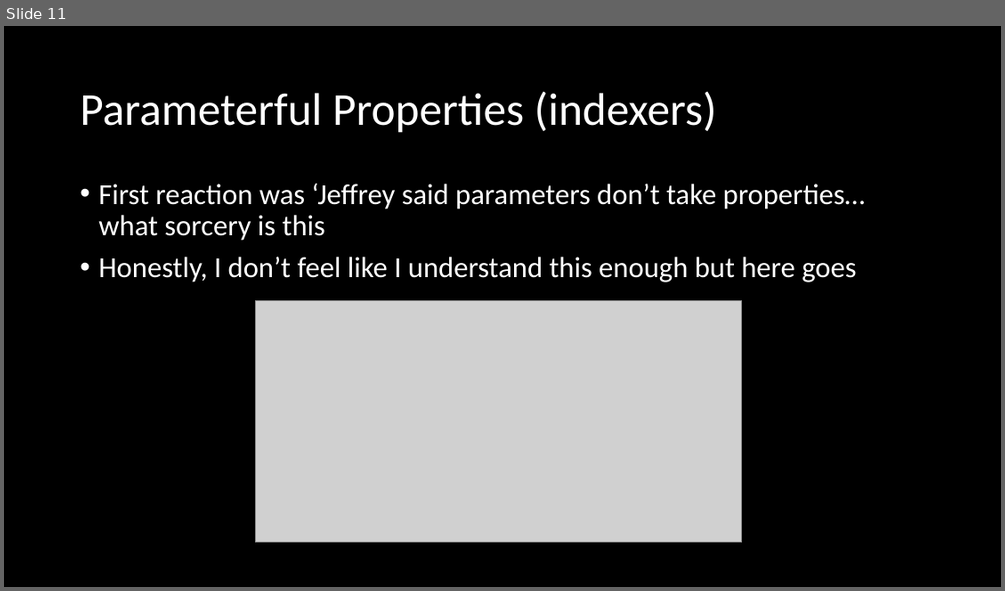
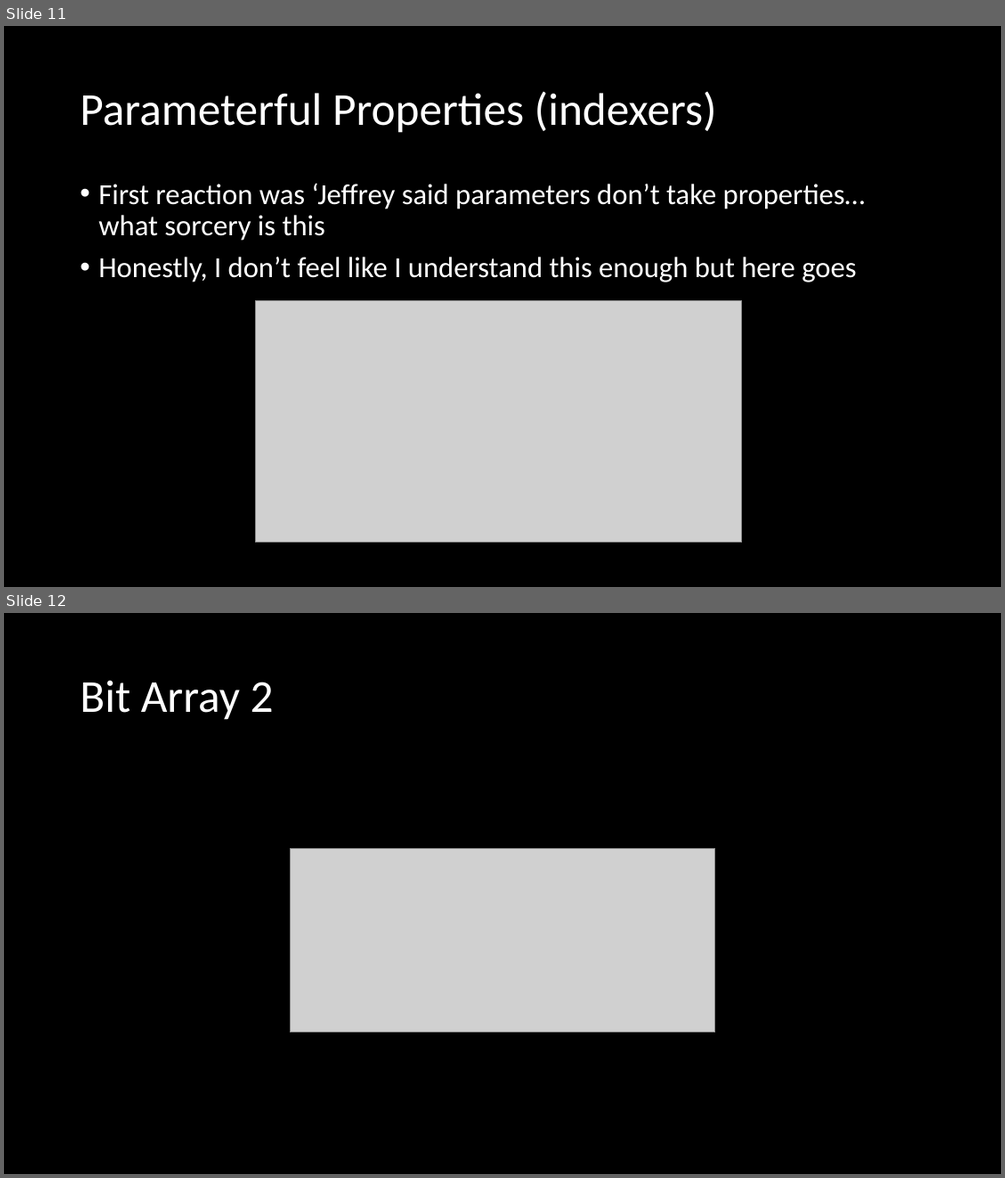
Before and after one commit to microsoft/Flash_University, a slide deck: CLR_via_CSharp/Chapter 10 - Properties/Properties.pptx. Shown one above the other, each under a label of ours: slide 11 before the commit, slides 11 and 12 after it. The pictures are 1005x591 and 1005x1178 pixels, drawn with LibreOffice and Linux fonts; fonts in the diff are those of the drawing; grey boxes stand for pictures. Boxes give left, top, right and bottom in pixels: in the first picture for what was removed or moved away, otherwise in the second. Text is boxed around its words. In the diff, an @@ line names an element or a change of style, - is before the commit and + after.

```diff
--- a/CLR_via_CSharp/Chapter 10 - Properties/Properties.pptx
+++ b/CLR_via_CSharp/Chapter 10 - Properties/Properties.pptx
@@ slide 12 added at (4, 613, 1001, 1174), background #000000 @@
@@ title added at (80, 680, 274, 720), 44 pt, text #FFFFFF @@
+Bit Array 2
@@ picture added at (290, 849, 715, 1032) @@
```
Also in this commit, not shown: 1 other file.
